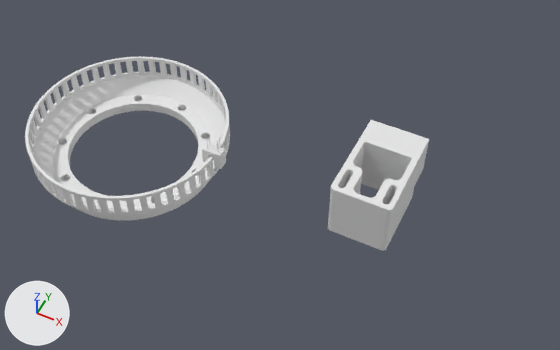
The Blender file 3D_files/Encoder.blend as it was, and as the next commit left it.
Both versions are drawn from a 50 mm camera at (61.5, -251.1, 344.7) aimed at (-68.1, 8.1, 20.8). The lights are fixed; the arrows at lower left show +X, +Y and +Z.
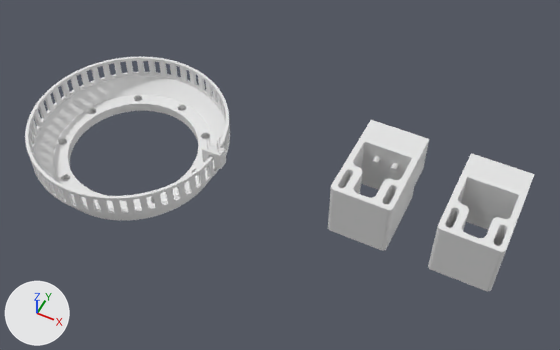
Location of each change, (x1, y1, x2, y2) in pixels of the pictures (560 x 350 px):
'Cube.003', added
    after: (428, 153, 535, 291)
'Cylinder.001', added
    after: (372, 156, 398, 173)

Patch to the scene script:
```diff
--- a/3D_files/Encoder.blend.py
+++ b/3D_files/Encoder.blend.py
@@ me_cylinder_001 @@
+me_cylinder_001.from_pydata(...)  # 128 vertices, 68 faces; spans x -7.2..7.2, y -1.72..1.84, z -1.0..1.0
@@ ob_cube_003 @@
+ob_cube_003 = bpy.data.objects.new('Cube.003', me_cube.copy())  # the mesh of ob_cube_001
+ob_cube_003.location = (59.1, 0.0, 0.0)
+_m = ob_cube_003.modifiers.new('Boolean', 'BOOLEAN')
+_m.object = ob_cylinder_001
@@ ob_cylinder_001 @@
+ob_cylinder_001 = bpy.data.objects.new('Cylinder.001', me_cylinder_001)
+ob_cylinder_001.location = (-17.5, 49.0, 25.0)
+ob_cylinder_001.rotation_euler = (1.571, 3.142, 0.0)  # degrees (90, 180, 0)
+ob_cylinder_001.scale = (1.0, 1.0, -13.1)
```
